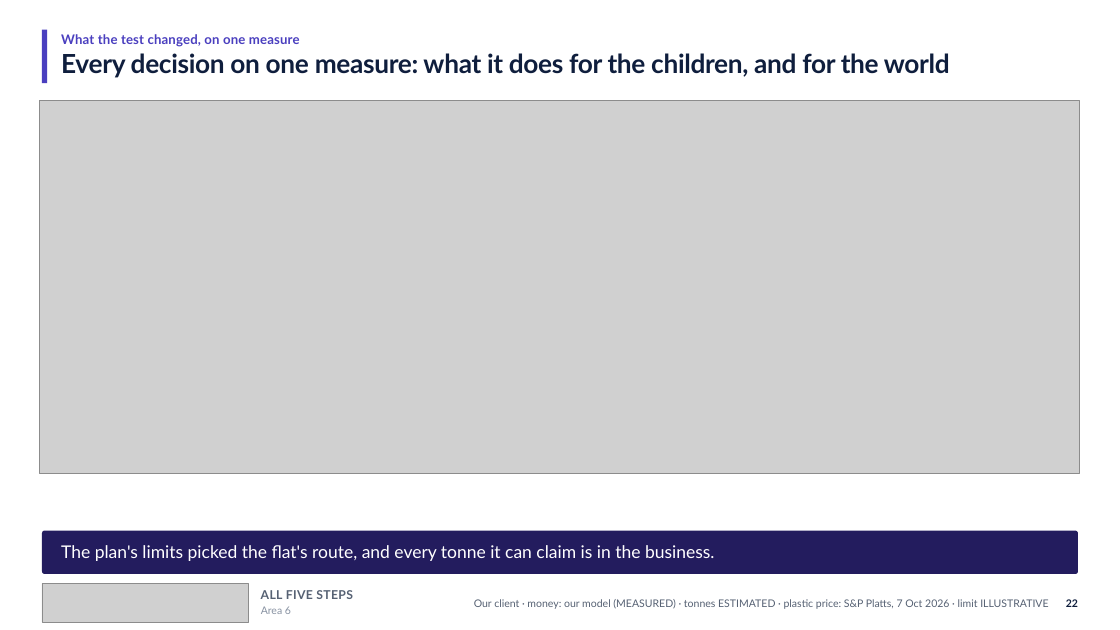
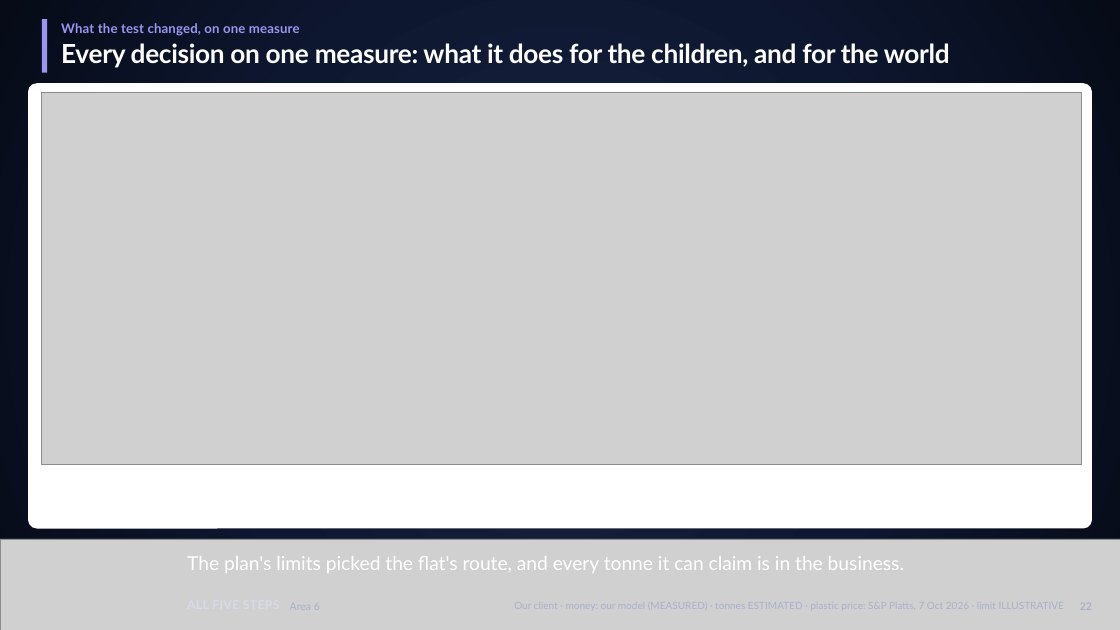
Before and after one commit to Peeradonn/finplan, a slide deck: slide 23 of Final/deck/Axis.pptx. Drawn at 1120x630 pixels with LibreOffice and Linux fonts; fonts in the diff are those of the drawing; grey boxes stand for pictures. Boxes give left, top, right and bottom in pixels: in the first picture for what was removed or moved away, otherwise in the second. Text is boxed around its words. In the diff, an @@ line names an element or a change of style, - is before the commit and + after.

```diff
--- a/Final/deck/Axis.pptx
+++ b/Final/deck/Axis.pptx
@@ background #FFFFFF to gradient #1C2846 to #0E1730 to #060B17 @@
@@ rectangle at (42,19,47,73): fill #4A3FBF to #9C95F0 @@
@@ text "What the test changed, on ..." at (61,23,300,36): text colour #4A3FBF to #9C95F0 @@
@@ text "Every decision on one measure: ..." at (61,43,950,68): text colour #0F1E3D to #FFFFFF @@
@@ rounded rectangle added at (28,83,1092,528), fill #FFFFFF @@
@@ 2 texts, 1 rectangle, 1 picture: place and size @@
-2 texts, 1 rectangle, 1 picture at (39,29,1081,474)
+2 texts, 1 rectangle, 1 picture at (41,19,1082,465)
@@ picture added at (0,539,1120,630) @@
@@ rounded rectangle removed at (42,531,1078,575) @@
@@ text "The plan's limits picked the ...": place and size @@
-text "The plan's limits picked the ..." at (61,545,715,561)
+text "The plan's limits picked the ..." at (187,556,904,573)
@@ text "The plan's limits picked the ..." at (187,556,904,573): size 15 to 16.5 pt; line spacing 19.2pt to 20.6pt @@
@@ picture removed at (42,584,249,623) @@
@@ text removed at (261,590,353,599) @@
-ALL FIVE STEPS
@@ text removed at (474,599,1048,609) @@
-Our client · money: our model (MEASURED) · tonnes ESTIMATED · plastic price: S&P Platts, 7 Oct 2026 · limit ILLUSTRATIVE
@@ text removed at (1066,599,1078,607) @@
-22
@@ text removed at (261,606,291,614) @@
-Area 6
```
Also in this commit, not shown: 25 other slides changed, 11 other files.
